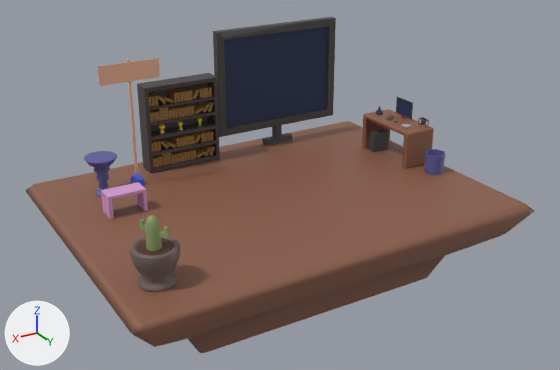
Before and after pictures for a commit that changed the FBX model Resources/FBXFiles/MainMenuScene.fbx.
One viewpoint serves both versions: a 50 mm lens placed at (0.227, 0.388, 0.199), pointed at (-0.005, 0.001, 0.005). Lighting does not change. The marker at lower left points along +X, +Y and +Z. Where no turn or scale is listed for an object, it has been applied to the vertices. Vertices at the same position are counted once.

Objects in the first picture: 'Bench', 'Bin', 'BookShelf', 'Bottle', 'Cactus', 'CompFrame', 'CompScreen', 'Computer', 'Cube', 'FlaskHolder', 'Island', 'KeyBoard', 'Kruka', 'Pedestal', 'Table', 'Tv', 'TvScreen'.
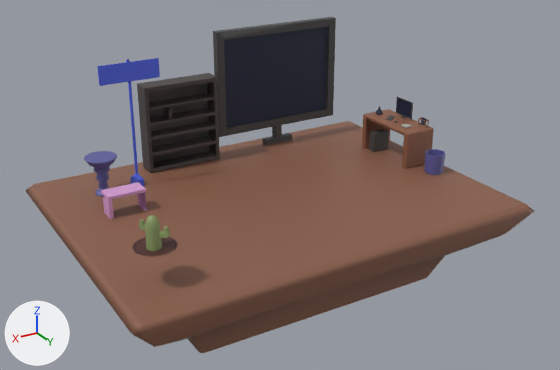
What differs and where, as boxes (x1, y1, x2, y2) in the pictures (560 x 370 px; the box of a moved part takes in the faces that stretch with it):
'TvScreen', surface changed, recoloured: (224, 35, 327, 127) in both
'BookShelf', surface changed, recoloured (brown to black): (144, 80, 218, 170) in both
'Kruka', surface changed, reshaped: before (130, 237, 180, 292); after (132, 237, 178, 257)
'Cube', surface changed (brown to blue): (97, 58, 160, 177) in both
'CompScreen', surface changed, recoloured: (397, 98, 412, 118) in both
'Bottle', surface changed: (376, 107, 383, 115) in both
part 1 of me_mesh_016, recoloured: before (148, 85, 215, 168); after (165, 107, 172, 119)
part 2 of me_mesh_016, recoloured (brown to black): (137, 73, 220, 173) in both
part 3 of me_mesh_016, recoloured: before (158, 118, 202, 133)
part 4 of me_mesh_011, moved or reshaped: (133, 237, 177, 256) in both
part 5 of me_mesh_011, recoloured: before (130, 237, 180, 292); after (132, 237, 178, 257)

What the commit changed:
Picture 'MainMenuTexture.png' (img_mainmenutexture_png) is new.
In material 'Material.002' (mat_material_002), base_color is no longer (0.08, 0.0265, 0.0213), brown #502d28.
In material 'Material.002' (mat_material_002), texture is now set to img_mainmenutexture_png, with its transparency.
me_mesh_016 has 3234 vertices, 6180 faces and spans x 0.01..0.0622, y -0.083..-0.0704, z 0.0006..0.0594.
me_mesh_016 is used by ob_bookshelf; location (-0.0084, 0.0, 0.0).
me_mesh_016 part 1: all 4292 faces that had it switch from mat_material_006 (brown #926e3a) to mat_material_002 (picture img_mainmenutexture_png).
me_mesh_016 part 2: all 988 faces that had it switch from mat_material_005 (dark grey #494242) to mat_material_002 (picture img_mainmenutexture_png).
me_mesh_016 part 3: all 900 faces that had it switch from mat_material_007 (yellow #e7d333) to mat_material_002 (picture img_mainmenutexture_png).
me_mesh has 152 vertices, 312 faces and spans x -0.0483..0.0485, y -0.0026..0.0027, z -0.0224..0.0661.
me_mesh no longer uses material mat_black (dark grey #474747).
me_mesh now uses material mat_material_002 (picture img_mainmenutexture_png).
me_mesh_015 has 280 vertices, 564 faces and spans x 0.0969..0.1207, y -0.0537..-0.0415, z 0.0003..0.0143.
me_mesh_015 no longer uses material mat_material_004 (pink #d79ed3).
me_mesh_015 now uses material mat_material_002 (picture img_mainmenutexture_png).
me_mesh_002 has 112 vertices, 220 faces and spans x -0.13..0.131, y -0.097..0.097, z -0.087..0.0.
me_mesh_002 no longer uses material mat_material_011 (brown #8b5f4b).
me_mesh_002 now uses material mat_material_002 (picture img_mainmenutexture_png).
me_mesh_011 is used by ob_kruka; location (0.0, 0.0, 0.0).
me_mesh_011 had 182 vertices, 315 faces and spanned x 0.0931..0.1173, y 0.0529..0.0773, z 0.0007..0.0208.
me_mesh_011 now has 167 vertices, 330 faces and spans x 0.0931..0.1173, y 0.0529..0.0773, z 0.0007..0.0208.
Part 4, on me_mesh_011:
15 vertices are removed from x 0.0951..0.1153, y 0.0551..0.0753, z 0.0203..0.0208.
45 faces are deleted.
60 new faces join them.
me_mesh_011 part 5: 255 faces spanning x 0.0931..0.1173, y 0.0529..0.0773, z 0.0007..0.0208 switch from mat_material_001 (brown #6f605c) to mat_material_002 (picture img_mainmenutexture_png).
me_mesh_018 is used by ob_cube; location (0.0, 0.0, 0.0).
me_mesh_018 had 36 vertices, 34 faces and spanned x 0.0485..0.0874, y -0.0606..-0.0539, z -0.0015..0.0827.
me_mesh_018 no longer uses material mat_material_009 (blue #5267e7).
me_mesh_018 no longer uses material mat_material_008 (beige #e7b597).
me_mesh_018 now has 36 vertices, 68 faces and spans x 0.0485..0.0874, y -0.0606..-0.0539, z -0.0015..0.0827.
Part 6, on me_mesh_018:
34 faces are deleted.
68 new faces join them.
me_mesh_018 now uses material mat_material_002 (picture img_mainmenutexture_png).
me_mesh_001 has 121 vertices, 200 faces and spans x -0.043..0.043, y 0.0, z -0.0317..0.0317.
me_mesh_001 no longer uses material mat_white (dark blue #253457).
me_mesh_001 now uses material mat_material_002 (picture img_mainmenutexture_png).
me_mesh_007 has 121 vertices, 200 faces and spans x -0.117, y -0.0242..-0.0087, z 0.0279..0.0385.
me_mesh_007 no longer uses material mat_white (dark blue #253457).
me_mesh_007 now uses material mat_material_002 (picture img_mainmenutexture_png).
